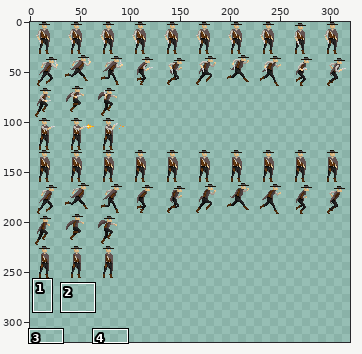
Two states of a sprite sheet, Game/Textures/CowboySS.png. Above, an overview of the earlier version with the close-up marked.
Close-up. Earlier state:
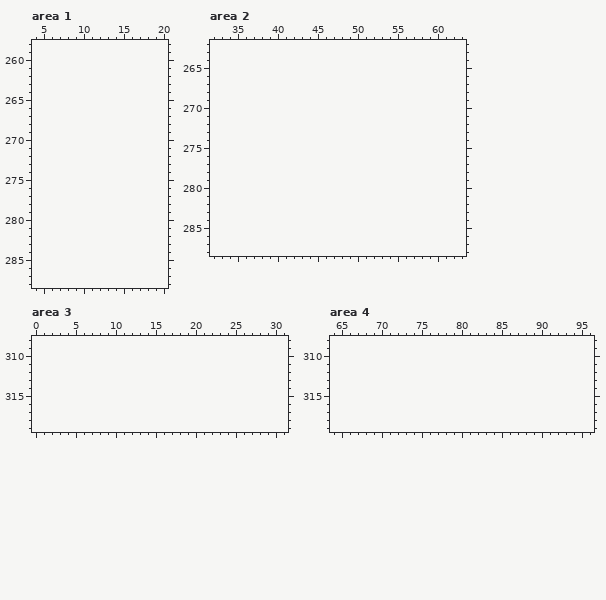
The file is 320x256 pixels. Shown: area 1: x 4..20, y 258..288; area 2: x 32..63, y 262..288; area 3: x 0..31, y 308..319; area 4: x 64..96, y 308..319. The old version is drawn lined up with the new one, on the new canvas. The commit also changed other parts of the picture, which this record leaves out.
The result:
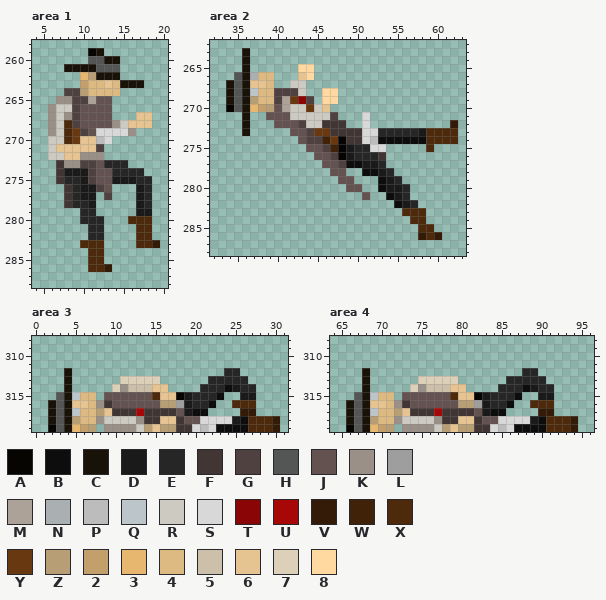
Palette (. is transparent): A #070502  B #0d0d0d  C #191209  D #1a1a1a  E #262626  F #413634  G #4f413f  H #545555  J #635250  K #9a9087  L #9e9e9e  M #ada298  N #aab0b2  P #bcbcbc  Q #bcc5c9  R #cdcac1  S #d8d8d8  T #8a0606  U #a70707  V #331b07  W #402209  X #4d2a0b  Y #683910  Z #b89e75  2 #c29f6b  3 #e8b76f  4 #deba83  5 #ccc0ab  6 #e6c491  7 #ddd0b9  8 #ffd9a0
The edit:
canvas 320x256 -> 320x320
Changed rows in their new state; - is an unchanged pixel.
Area 1:
first column x 6:
259 -----AC-------
260 -----HHCC-----
261 --CCCCHHH-----
262 ----3ZCCC-----
263 ----24464CCC--
264 --GGZ4444-----
265 -KKGGMJJ------
266 KRRGJJJJ------
267 KRKGJJJJ---66-
268 KRXGJJJJKR666-
269 KRXYGJSSSSK---
270 RRXY66PS------
271 R66666G-------
272 RR66KKK-------
273 -FKKGGJEEE----
274 -FDDDGJJEEEE--
275 -FEEDGJJDDDEE-
276 --FEDDGJ---DE-
277 --FEDD-G---DE-
278 --FEED-----DE-
279 ----EE-----DD-
280 ----EEE---XXX-
281 -----EE----XX-
282 -----EE----XX-
283 ----XXX----XXV
284 -----XX-------
285 -----XX-------
286 -----XXV------
Area 2:
first column x 34:
263 --C--------------------------
264 --C--------------------------
265 --C------88------------------
266 -HCN44---68------------------
267 CHC664--RR-------------------
268 CHCQ44GGGR--88---------------
269 CHCZ44GMYTG-88---------------
270 AHC32ZJMRRYR6----------------
271 --C--JJJRRRRRG---S-----------
272 --C---JJJGRRFFF--S----------V
273 --C-----JJGYYFFFFSSEEEEEDXXXX
274 ---------JGGWYAFFSPBBBBBBXXXX
275 ----------JJGWADEESS-----X---
276 -----------JJGADEEEF---------
277 ------------JJGBBDDE---------
278 -------------JJ--BBDE--------
279 --------------JJ---BDE-------
280 ---------------JJ--BDDE------
281 -----------------J--BDE------
282 ---------------------BDE-----
283 ----------------------XXX----
284 -----------------------XX----
285 ------------------------XX---
286 ------------------------VXV--
Area 3:
first column x 2:
312 --C-------------------EE-----
313 --C------77777------EEEEE----
314 --C-----7K55566----EEEBDEE---
315 -HCQ44-JJJJJJX66ADEEEB--DD---
316 CHC664KFJJJJJJZZLDEEB--XXX---
317 CHCQ44Z6FFFUFFFFJDBB----VV---
318 CHCZ44KRRRRKFF66FJJSSSSDBXXXV
319 AHC32Z-KKKKRZ6ZZFFSPSBBBBXXXV
Area 4:
first column x 66:
312 --C-------------------EE-----
313 --C------77777------EEEEE----
314 --C-----7K55566----EEEBDEE---
315 -HCQ44-JJJJJJX66ADEEEB--DD---
316 CHC664KFJJJJJJZZLDEEB--XXX---
317 CHCQ44Z6FFFUFFFFJDBB----VV---
318 CHCZ44KRRRRKFF66FJJSSSSDBXXXV
319 AHC32Z-KKKKRZ6ZZFFSPSBBBBXXXV
Changed places in both close-ups, as pixel boxes (x1, y1, x2, y2):
added: (48, 48, 160, 272)
added: (226, 48, 458, 240)
added: (48, 368, 280, 432)
added: (346, 368, 578, 432)
